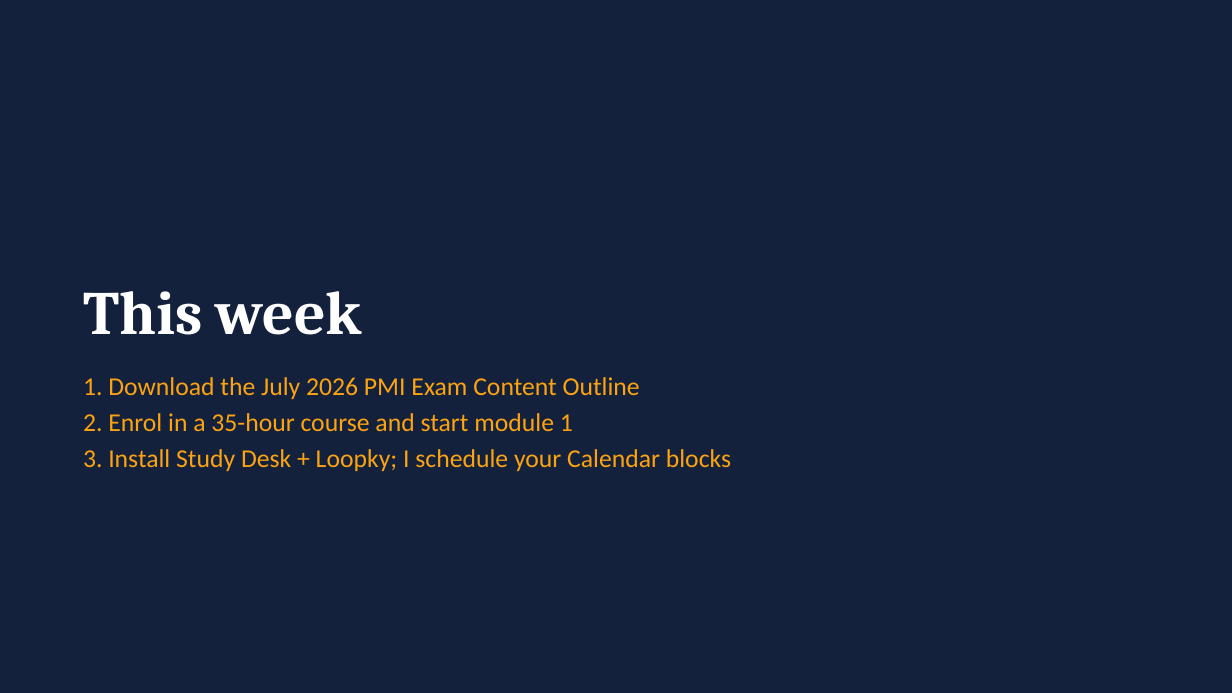
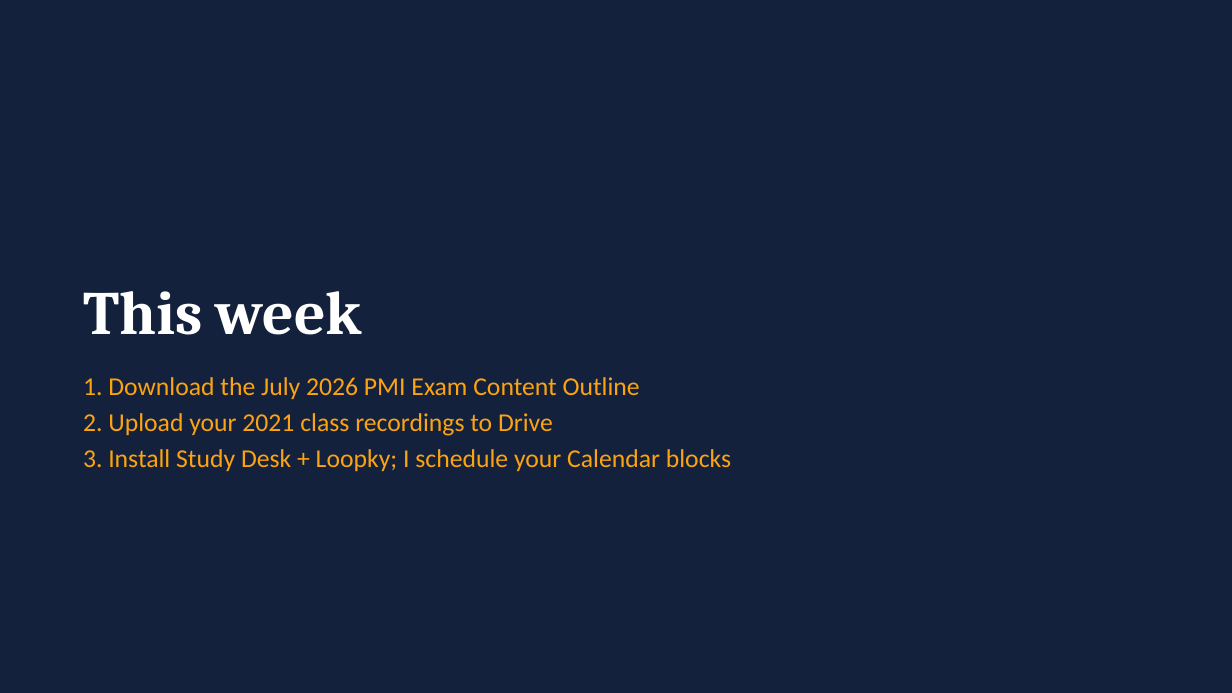
Before and after one commit to pushkar251019/Github, a slide deck: slide 12 of PMP_90_Day_Study_Plan.pptx. Drawn at 1232x693 pixels with LibreOffice and Linux fonts; fonts in the diff are those of the drawing. Boxes give left, top, right and bottom in pixels: in the first picture for what was removed or moved away, otherwise in the second. Text is boxed around its words. In the diff, an @@ line names an element or a change of style, - is before the commit and + after.

```diff
--- a/PMP_90_Day_Study_Plan.pptx
+++ b/PMP_90_Day_Study_Plan.pptx
@@ text at (83, 413, 553, 436): text changed @@
-2. Enrol in a 35-hour course and start module 1
+2. Upload your 2021 class recordings to Drive
```
Also in this commit, not shown: 8 other slides changed.
